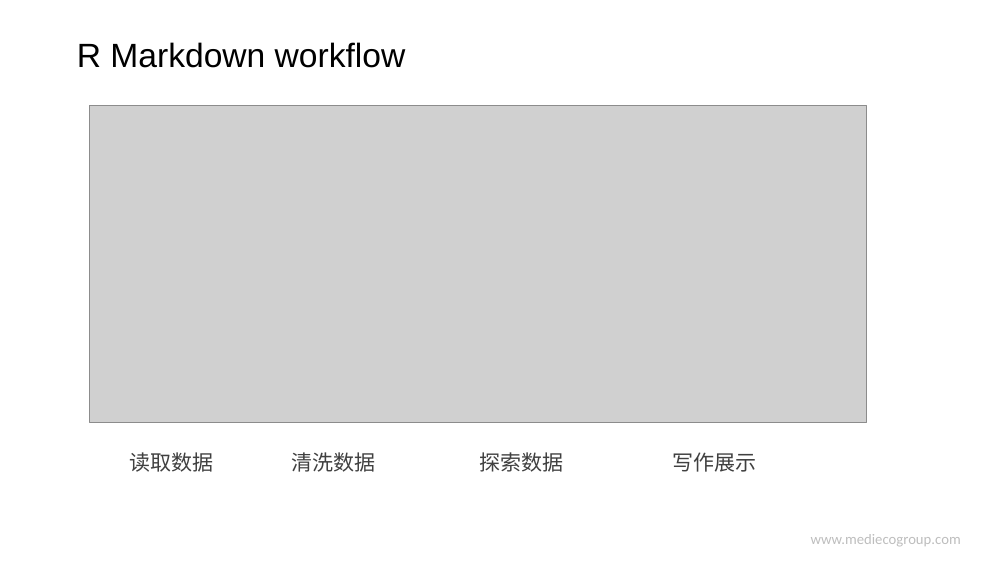
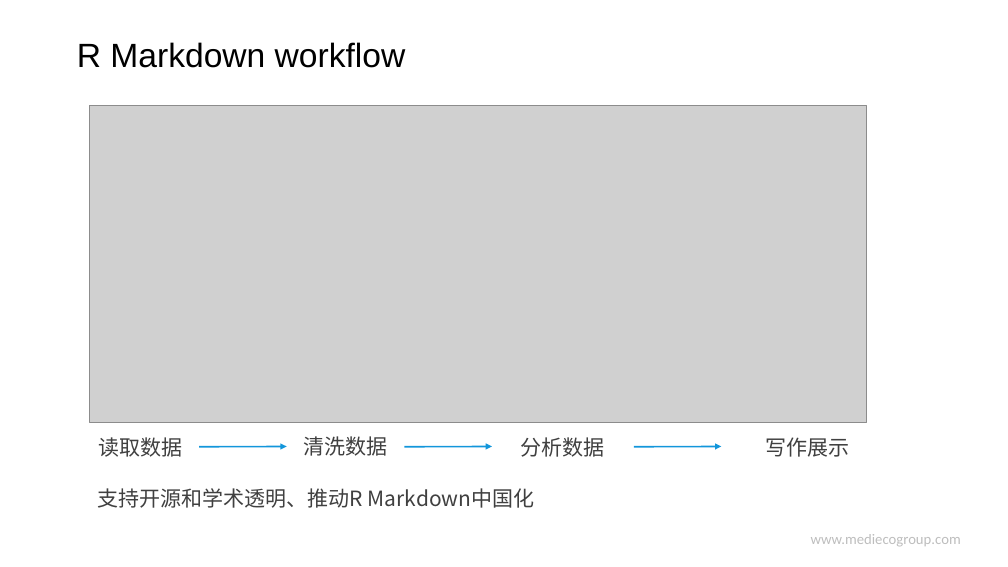
Before and after one commit to hao203/rmd_china, a slide deck: slide 10 of slides/00.Introduction/00.pptx (slide 13 before the commit). Drawn at 1008x567 pixels with LibreOffice and Linux fonts; fonts in the diff are those of the drawing; grey boxes stand for pictures; background and template pictures are left out. Boxes give left, top, right and bottom in pixels: in the first picture for what was removed or moved away, otherwise in the second. Text is boxed around its words. In the diff, an @@ line names an element or a change of style, - is before the commit and + after.

```diff
--- a/slides/00.Introduction/00.pptx
+++ b/slides/00.Introduction/00.pptx
@@ text "读取数据": place and size @@
-text "读取数据" at box(129, 452, 213, 472)
+text "读取数据" at box(98, 437, 182, 457)
@@ arrow added from (199, 447) to (287, 447), #1296DB 1.5 pt @@
@@ text "清洗数据": place and size @@
-text "清洗数据" at box(292, 452, 376, 472)
+text "清洗数据" at box(303, 436, 387, 456)
@@ arrow added from (405, 447) to (492, 447), #1296DB 1.5 pt @@
@@ text at box(521, 437, 605, 457): text changed @@
-探索数据
+分析数据
@@ arrow added from (634, 447) to (721, 447), #1296DB 1.5 pt @@
@@ text "写作展示": place and size @@
-text "写作展示" at box(672, 452, 756, 472)
+text "写作展示" at box(766, 437, 850, 457)
@@ text added at box(97, 488, 535, 508), 20 pt, text #404040 @@
+  支持开源和学术透明、推动R Markdown中国化
```
Also in this commit, not shown: 8 other slides changed, 2 slides removed, 2 other files.
